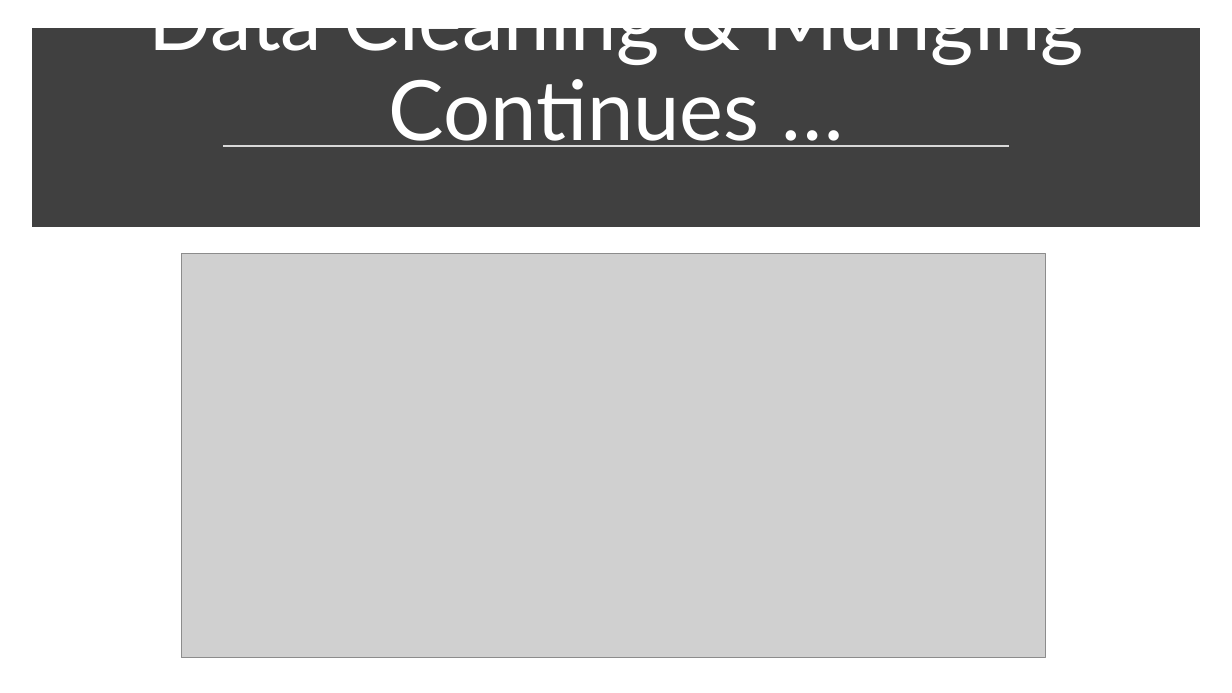
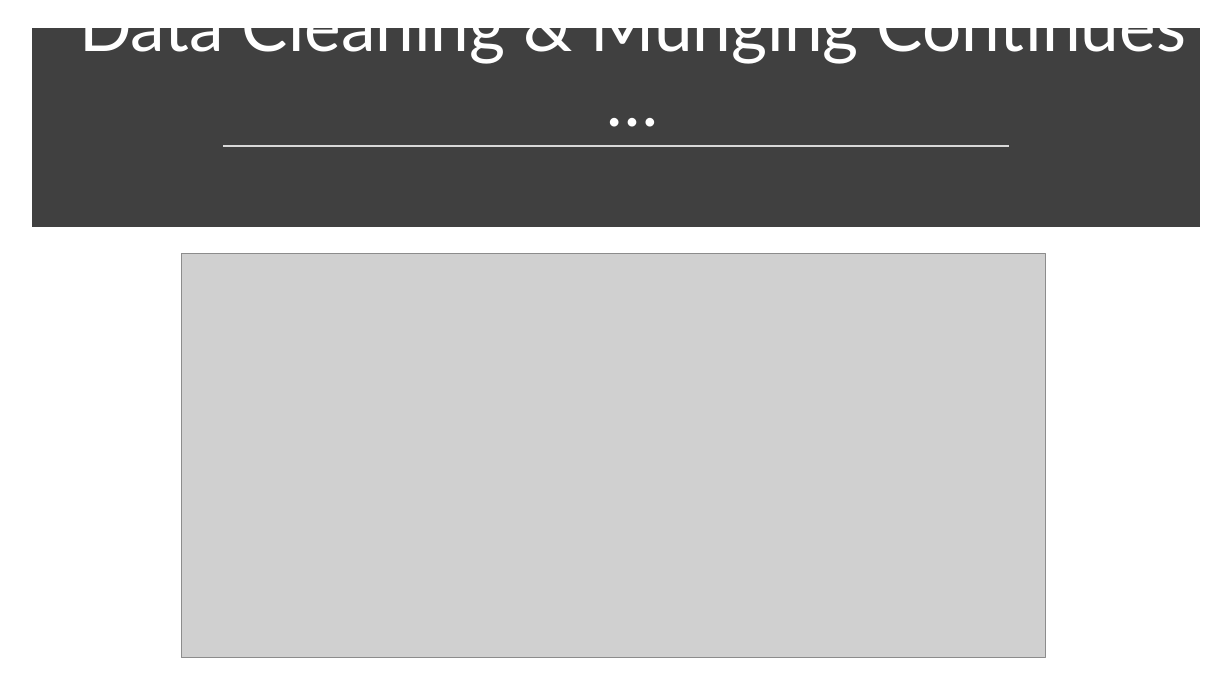
Before and after one commit to benieevelyne/BLPFinalProject, a slide deck: slide 8 of BLP Final Presentation.pptx. Drawn at 1232x693 pixels with LibreOffice and Linux fonts; fonts in the diff are those of the drawing; grey boxes stand for pictures. Boxes give left, top, right and bottom in pixels: in the first picture for what was removed or moved away, otherwise in the second. Text is boxed around its words. In the diff, an @@ line names an element or a change of style, - is before the commit and + after.

```diff
--- a/BLP Final Presentation.pptx
+++ b/BLP Final Presentation.pptx
@@ title "Data Cleaning & Munging Continues ...": place and size @@
-title "Data Cleaning & Munging Continues ..." at [148,28,1084,147]
+title "Data Cleaning & Munging Continues ..." at [79,28,1187,65]
@@ title "Data Cleaning & Munging Continues ..." at [79,28,1187,65]: size 64.8 to 54 pt @@
```
Also in this commit, not shown: 9 other slides changed.
